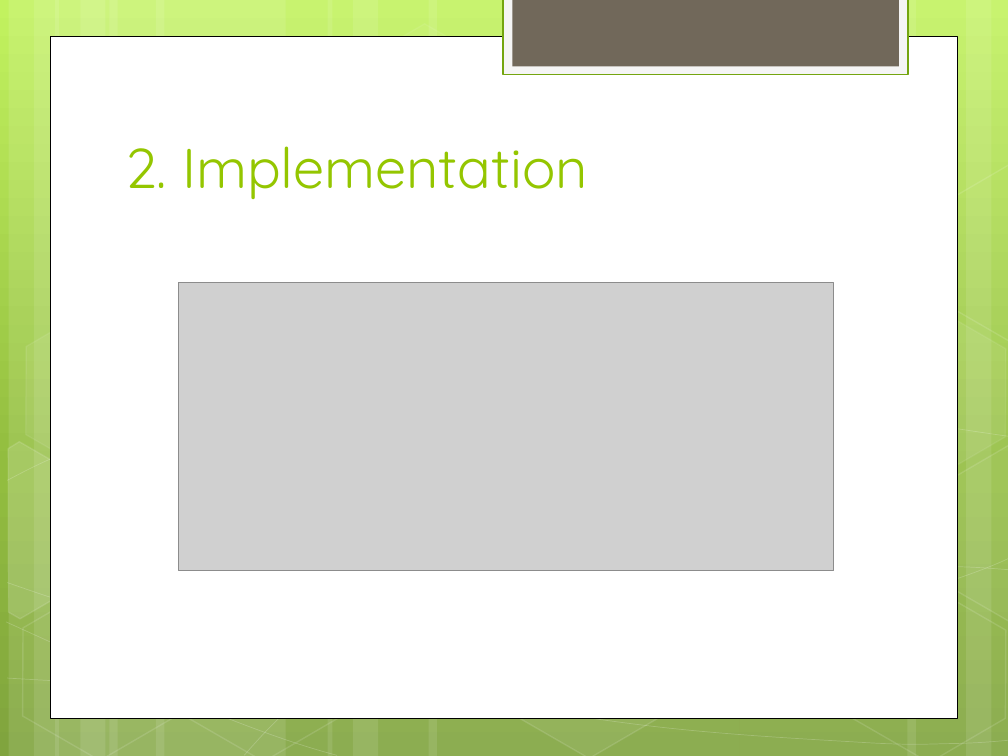
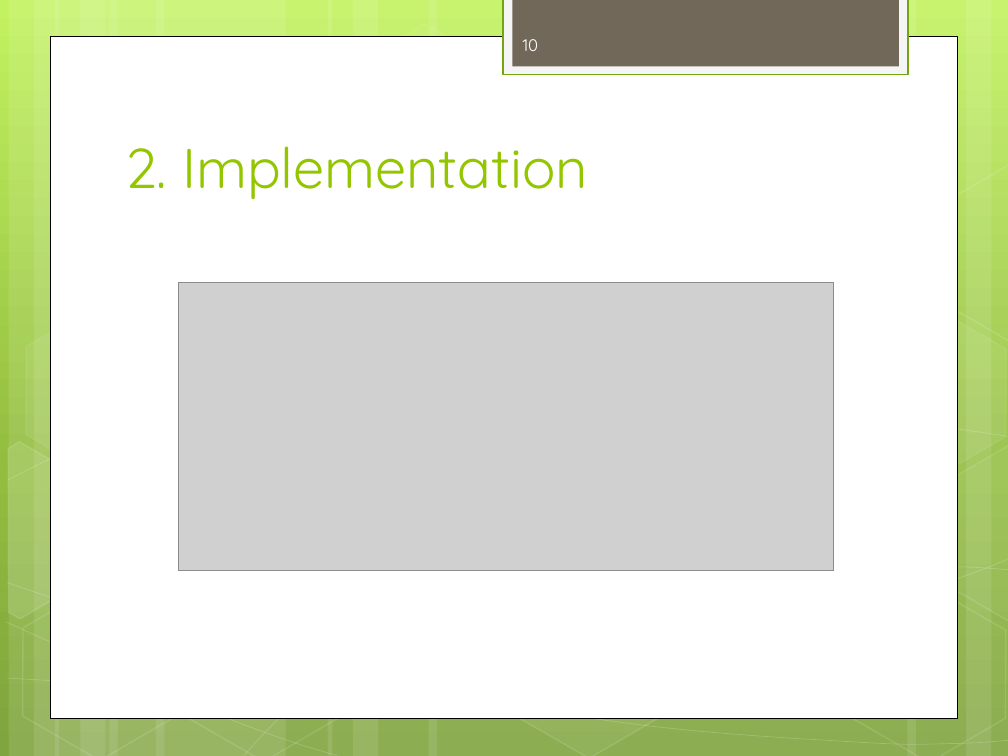
Before and after one commit to Visorgood/MenthalLab, a slide deck: slide 10 of Docs/Data Extraction for the Quantified Self v2.pptx (slide 9 before the commit). Drawn at 1008x756 pixels with LibreOffice and Linux fonts; fonts in the diff are those of the drawing; grey boxes stand for pictures. Boxes give left, top, right and bottom in pixels: in the first picture for what was removed or moved away, otherwise in the second. Text is boxed around its words. In the diff, an @@ line names an element or a change of style, - is before the commit and + after.

```diff
--- a/Docs/Data Extraction for the Quantified Self v2.pptx
+++ b/Docs/Data Extraction for the Quantified Self v2.pptx
@@ page number added at box(523, 39, 539, 51), 12 pt, text #FEFEFE @@
+10
```
Also in this commit, not shown: 14 other slides changed, 1 slide added.
